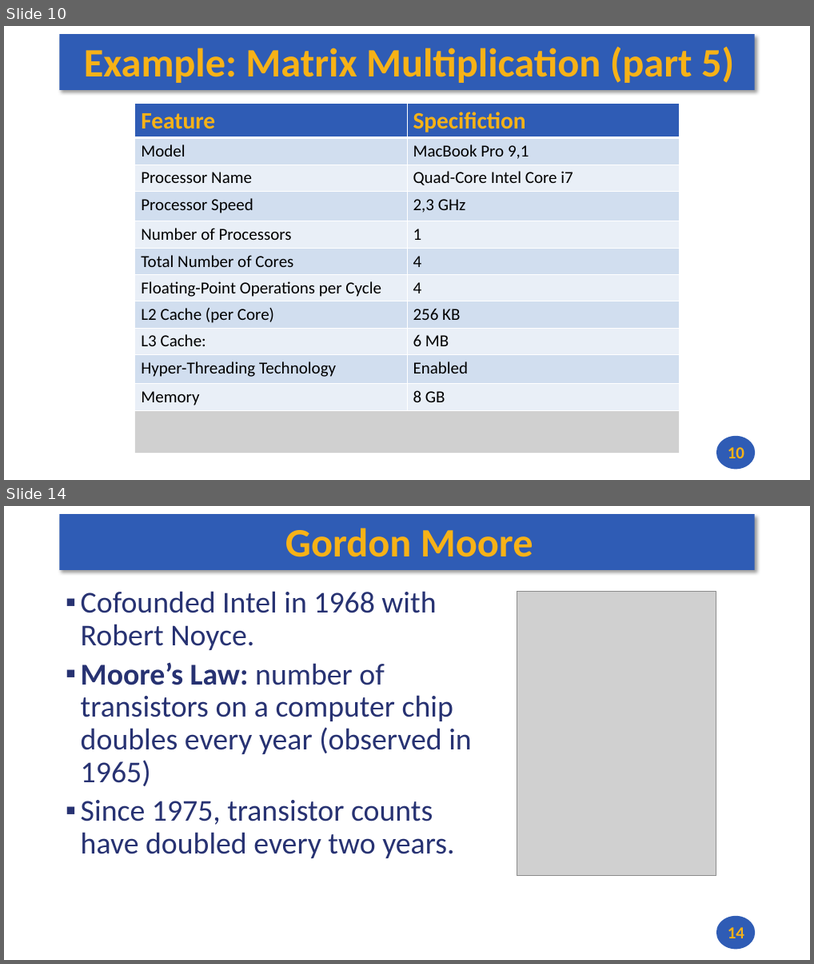
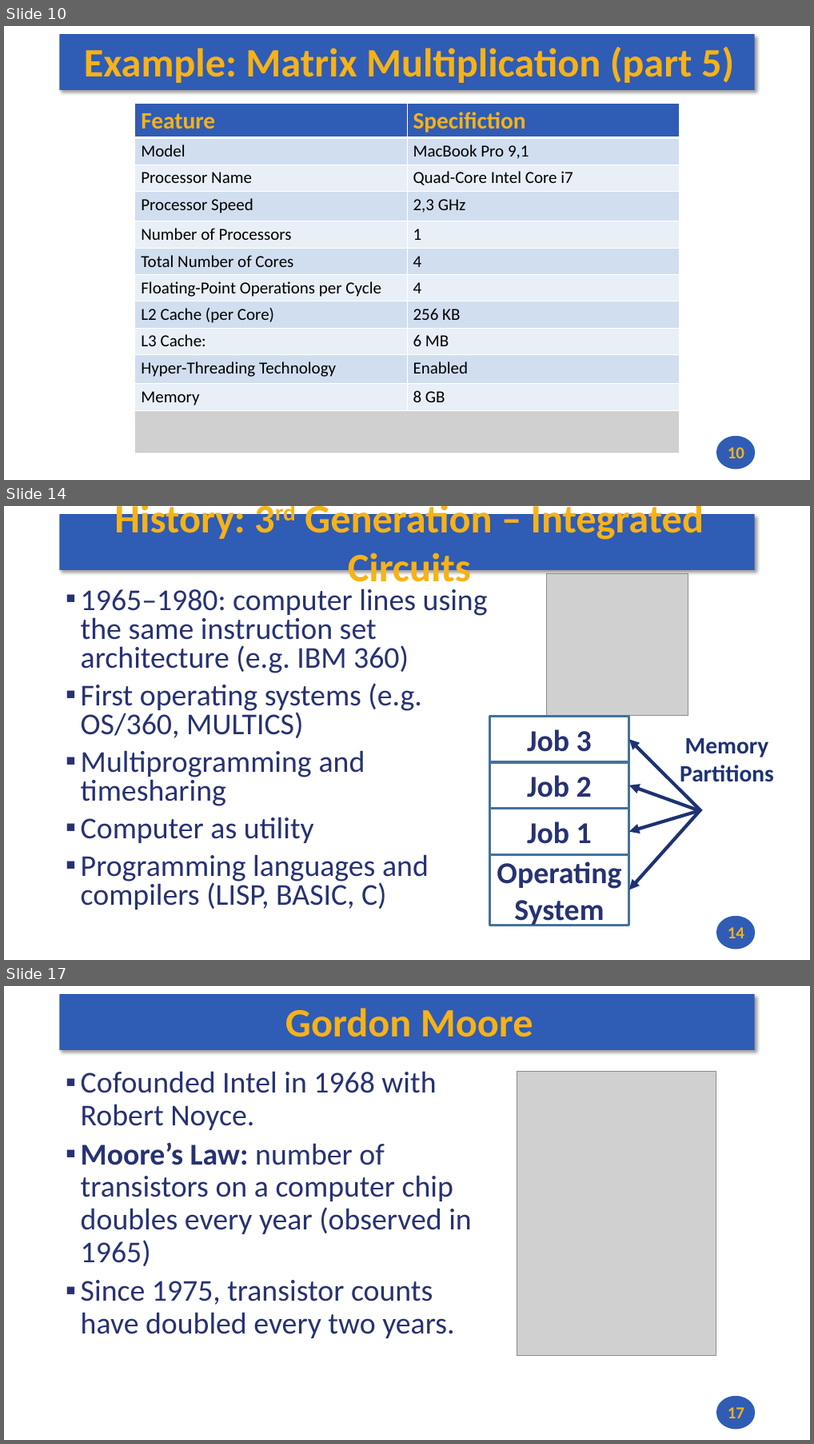
Before and after one commit to andrewt0301/hse-acos-course, a slide deck: docs/part1ca/01_Introduction/CA_Lecture_01.pptx. Shown one above the other, each under a label of ours: slides 10 and 14 before the commit, slides 10, 14 and 17 after it; the slides between them are not shown. The pictures are 814x964 and 814x1444 pixels, drawn with LibreOffice and Linux fonts; fonts in the diff are those of the drawing; grey boxes stand for pictures. Boxes give left, top, right and bottom in pixels: in the first picture for what was removed or moved away, otherwise in the second. Text is boxed around its words. In the diff, an @@ line names an element or a change of style, - is before the commit and + after.

```diff
--- a/docs/part1ca/01_Introduction/CA_Lecture_01.pptx
+++ b/docs/part1ca/01_Introduction/CA_Lecture_01.pptx
@@ slide 14 added at (4, 506, 810, 960), background #FFFFFF; not listed: 2 template elements that a slide beside it also shows @@
@@ title added at (114, 506, 704, 590), 48 pt, text #F7B217, bold @@
+History: 3rd Generation – Integrated Circuits
@@ picture added at (546, 574, 688, 716) @@
@@ text added at (81, 588, 488, 909), 36 pt, text #273272 @@
+▪ 1965–1980: computer lines using the same instruction set architecture (e.g. IBM 360)
+▪ First operating systems (e.g. OS/360, MULTICS)
+▪ Multiprogramming and timesharing
+▪ Computer as utility
+▪ Programming languages and compilers (LISP, BASIC, C)
@@ rectangle added at (490, 716, 630, 762), outline #43739E 3 pt, 36 pt, text #273272, bold @@
+Job 3
@@ arrow added from (702, 811) to (630, 739), #1E3272 4 pt @@
@@ text added at (680, 738, 774, 788), 28 pt, text #1E3272, bold @@
+Memory Partitions
@@ rectangle added at (490, 763, 630, 808), outline #43739E 3 pt, 36 pt, text #273272, bold @@
+Job 2
@@ arrow added from (700, 811) to (630, 785), #1E3272 4 pt @@
@@ rectangle added at (490, 808, 630, 855), outline #43739E 3 pt, 36 pt, text #273272, bold @@
+Job 1
@@ arrow added from (700, 810) to (630, 889), #1E3272 4 pt @@
@@ arrow added from (700, 810) to (630, 832), #1E3272 4 pt @@
@@ rectangle added at (490, 855, 630, 924), outline #43739E 3 pt, 36 pt, text #273272, bold @@
+Operating
+System
@@ page number added at (728, 927, 745, 938), 20 pt, text #F7B217, bold @@
+14
@@ what was slide 14 is now slide 17 @@
@@ page number at (728, 1407, 745, 1418): text changed @@
-14
+17
```
Also in this commit, not shown: 7 slides changed, 2 other slides added, 1 other file.
